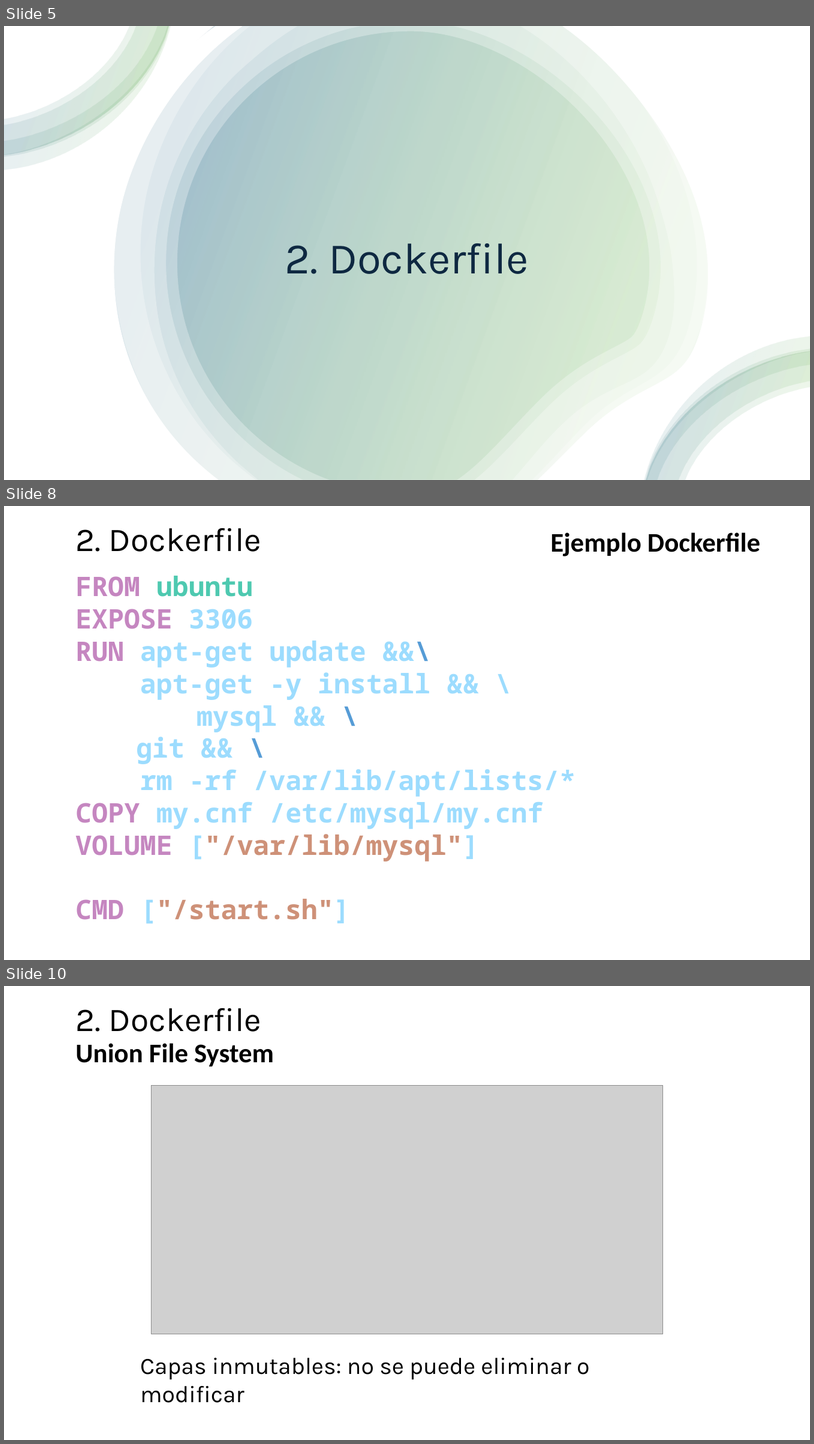
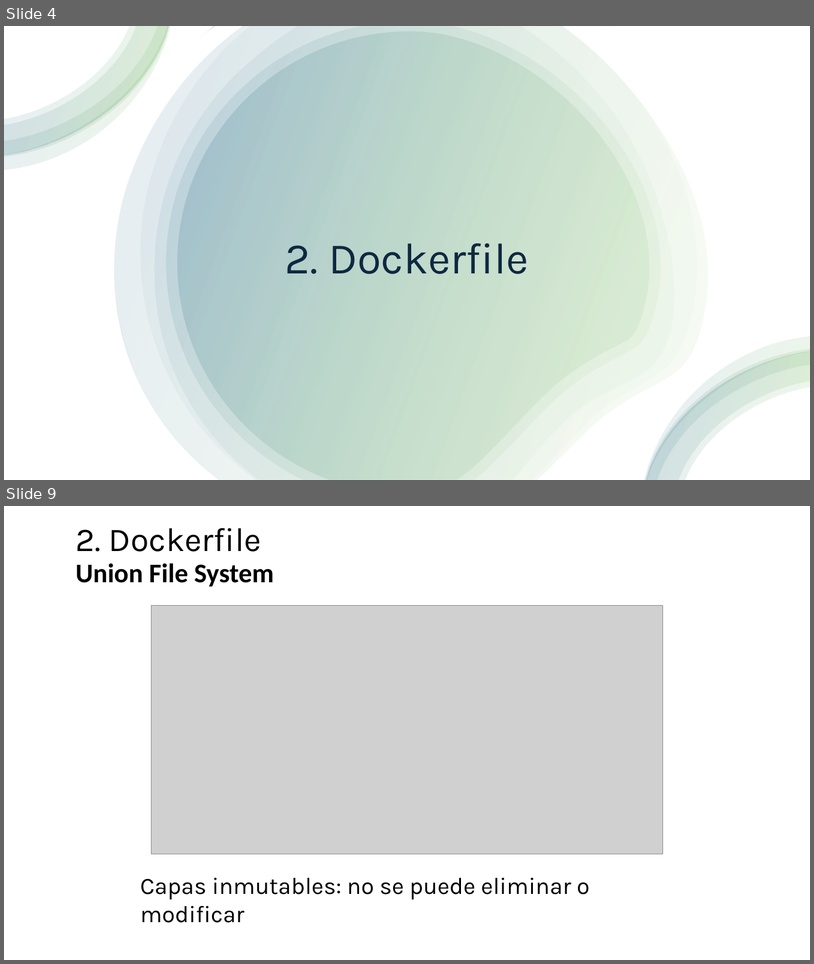
Before and after one commit to jpaniorte/docker25, a slide deck: ppt/3_Dockerfile.pptx. Shown one above the other, each under a label of ours: slides 5, 8 and 10 before the commit, slides 4 and 9 after it; the slides between them are not shown. The pictures are 814x1444 and 814x964 pixels, drawn with LibreOffice and Linux fonts; fonts in the diff are those of the drawing; grey boxes stand for pictures. Boxes give left, top, right and bottom in pixels: in the first picture for what was removed or moved away, otherwise in the second. Text is boxed around its words. In the diff, an @@ line names an element or a change of style, - is before the commit and + after.

```diff
--- a/ppt/3_Dockerfile.pptx
+++ b/ppt/3_Dockerfile.pptx
@@ slide 8 removed at (4,506,810,960), background #FFFFFF @@
@@ text removed at (76,528,262,552) @@
-2. Dockerfile
@@ text removed at (551,532,761,556) @@
-Ejemplo Dockerfile
@@ text removed at (75,576,576,923) @@
-FROM ubuntu
-EXPOSE 3306
-RUN apt-get update &&\
-apt-get -y install && \
-mysql && \
-git && \
-rm -rf /var/lib/apt/lists/*
-COPY my.cnf /etc/mysql/my.cnf
-VOLUME ["/var/lib/mysql"]
-CMD ["/start.sh"]
@@ what was slide 5 is now slide 4 @@
@@ what was slide 10 is now slide 9 @@
```
Also in this commit, not shown: 6 slides changed, 13 slides added, 6 other slides removed, 3 other files.
